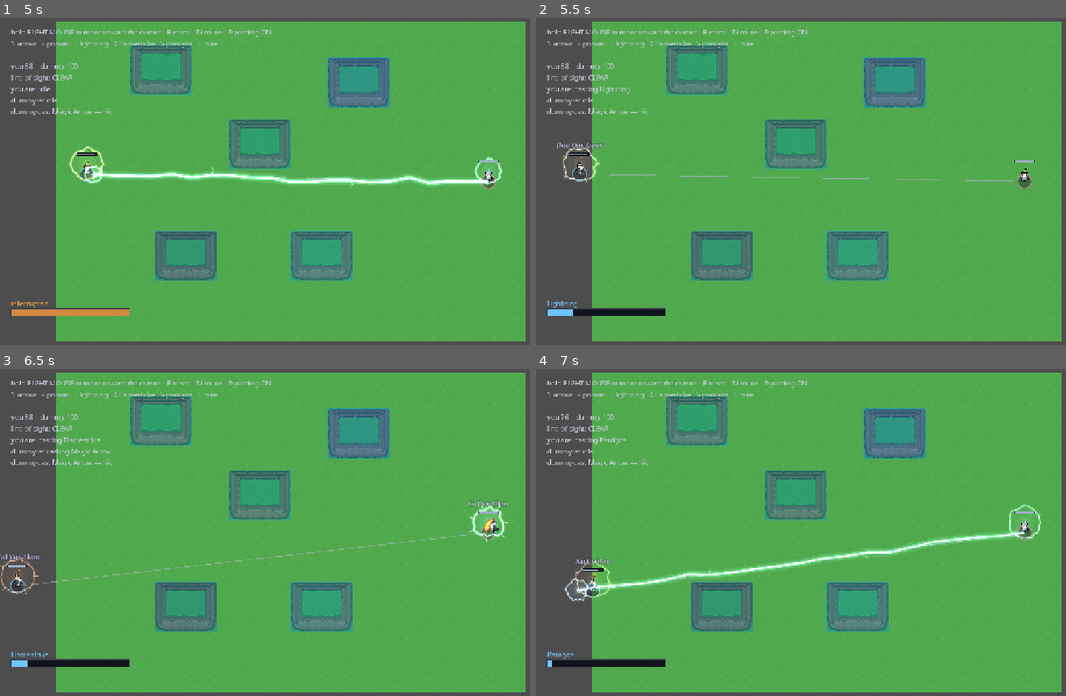
Above: before the commit, frames 1-4 (two rows, left to right).
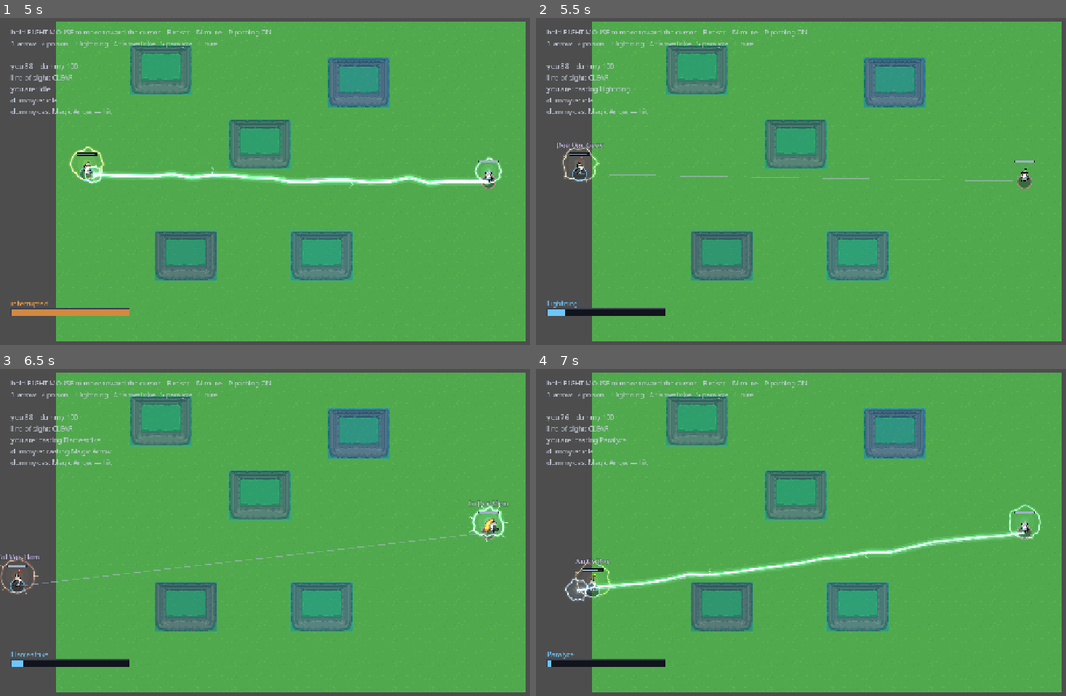
Above: after the commit, the same moments.

Repository: sirdeaz/uo-arena
Game: Godot game, scene res://autoload/boot.tscn
Two runs of this game, one before a commit and one after it. Both use one fixed random seed, a clock stepped at 60 frames per second and the inputs below.
Inputs (mouse positions are in pixels of both pictures, inside the frame that each line leads up to):
- Up to frame 1 (5 s): click "Offline practice" at 0.5 s; tap Enter at 1.25 s; move the mouse to (418, 165) at 1.27 s; hold D 1.28-2.03 s; tap M at 1.35 s; click (418, 165) at 1.42 s; move the mouse to (174, 197) at 2.02 s; hold S 2.03-2.78 s; tap R at 2.1 s; move the mouse to (349, 109) at 2.77 s; hold D 2.78-3.53 s; tap P at 2.85 s; move the mouse to (259, 246) at 3.52 s; hold W 3.53-4.28 s; tap 2 at 3.6 s; click (259, 246) at 3.67 s; move the mouse to (466, 230) at 4.27 s; hold A from 4.28 s (still down); tap 1 at 4.35 s
- Up to frame 2 (5.5 s): keep holding A; move the mouse to (652, 132) at 5.02 s; tap 3 at 5.1 s
- Up to frame 3 (6.5 s): move the mouse to (318, 532) at 5.77 s; release A at 5.78 s; hold S from 5.78 s (still down); tap 4 at 5.85 s; click (318, 532) at 5.92 s
- Up to frame 4 (7 s): move the mouse to (737, 450) at 6.52 s; release S at 6.53 s; hold D from 6.53 s (still down); tap 5 at 6.6 s

Frame 1 is identical in both runs. In frame 2, less than 0.1% of the frame differs, in the area x 5-12%, y 39-92%; in frame 3, less than 0.1%; in frame 4, less than 0.1%.

Commit message:
Align spell cast times with Deusovis IV's reference (#92)
Matched our six spells to deusovis4.com/combat.html#magic's cast-time table by
mantra. Four of five mismatches are a straight data edit in the .tres resources:

  Poison      1.5s -> 2.5s
  Lightning  1.75s -> 2.5s
  Paralyze    2.5s -> 3.0s
  Flamestrike 2.5s -> 3.5s

Magic Arrow was already correct at 1.0s and is untouched.

Cure is a deliberate exception, held at its existing 0.75s rather than the
reference's 1.0s: at 1.0s, Cure's cast time ties POISON_TICK_SECONDS
(server/combatant.gd:13) exactly, and since any damage — poison ticks
included — interrupts a cast, with ties going to the tick, a cast that long
can never complete while its caster is poisoned. That makes Cure permanently
unable to remove Poison, the one thing it exists to do. Filed as its own
issue (#94) rather than decided here.

tests/test_entity_state.gd, tests/test_arena_server.gd and
tests/test_cast_targeting.gd update the timing values and wait windows that
were pinned to the old Lightning/Flamestrike cast times.

Closes #92

Co-Authored-By: Claude Sonnet 5 <noreply@anthropic.com>
Claude-Session: https://claude.ai/code/session_011YrAMoiAfP7GS6VtAaBsPE

Diff:
--- a/common/spells/flamestrike.tres
+++ b/common/spells/flamestrike.tres
@@ -6,7 +6,7 @@
 script = ExtResource("1_spell_data")
 spell_name = "Flamestrike"
 mantra = "Kal Vas Flam"
-cast_time_seconds = 2.5
+cast_time_seconds = 3.5
 fizzle_window_seconds = 0.25
 damage = 32.0
 effect_type = 0
--- a/common/spells/lightning.tres
+++ b/common/spells/lightning.tres
@@ -6,7 +6,7 @@
 script = ExtResource("1_spell_data")
 spell_name = "Lightning"
 mantra = "Por Ort Grav"
-cast_time_seconds = 1.75
+cast_time_seconds = 2.5
 fizzle_window_seconds = 0.25
 damage = 20.0
 effect_type = 0
--- a/common/spells/paralyze.tres
+++ b/common/spells/paralyze.tres
@@ -6,7 +6,7 @@
 script = ExtResource("1_spell_data")
 spell_name = "Paralyze"
 mantra = "An Ex Por"
-cast_time_seconds = 2.5
+cast_time_seconds = 3.0
 fizzle_window_seconds = 0.25
 damage = 0.0
 effect_type = 2
--- a/common/spells/poison.tres
+++ b/common/spells/poison.tres
@@ -6,7 +6,7 @@
 script = ExtResource("1_spell_data")
 spell_name = "Poison"
 mantra = "In Nox"
-cast_time_seconds = 1.5
+cast_time_seconds = 2.5
 fizzle_window_seconds = 0.25
 damage = 3.0
 effect_type = 1
--- a/tests/test_arena_server.gd
+++ b/tests/test_arena_server.gd
@@ -228,7 +228,7 @@
 	server.request_cast(2, FLAMESTRIKE, 3)
 	await _run(0.5)
 	server.remove_player(3)
-	await _run(2.2)
+	await _run(3.3)
 
 	assert_eq(resolutions.size(), 0, "a spell aimed at nobody announces nothing")
 	assert_eq(
--- a/tests/test_cast_targeting.gd
+++ b/tests/test_cast_targeting.gd
@@ -81,7 +81,7 @@
 	await get_tree().physics_frame
 	assert_false(server.request_cast(2, ARROW, 4), "there is no line to 4")
 
-	await _run(2.2)
+	await _run(3.3)
 	assert_true(_health(3) < Constants.PLAYER_MAX_HEALTH, "the flamestrike still hit 3")
 	assert_almost_eq(_health(4), Constants.PLAYER_MAX_HEALTH, "and never touched 4")
 
@@ -103,7 +103,7 @@
 	await _run(0.5)
 	server.combatant_of(3).take_damage(Constants.PLAYER_MAX_HEALTH)
 
-	await _run(2.2)
+	await _run(3.3)
 	assert_almost_eq(
 		_health(4), Constants.PLAYER_MAX_HEALTH, "it must not wander onto someone else"
 	)
--- a/tests/test_entity_state.gd
+++ b/tests/test_entity_state.gd
@@ -46,15 +46,15 @@
 
 func test_cast_completes_after_its_cast_time() -> void:
 	state.try_start_cast(_lightning())
-	state.tick(1.75)
-	assert_eq(completed_spells.size(), 1, "lightning should complete after 1.75s")
+	state.tick(2.5)
+	assert_eq(completed_spells.size(), 1, "lightning should complete after 2.5s")
 	assert_eq(state.current_state, EntityState.State.IDLE, "and return to idle")
 
 
 func test_recast_late_in_a_cast_also_fizzles_and_chains() -> void:
 	# You may abandon a cast at any point, not only in its first moments.
 	state.try_start_cast(_flamestrike())
-	state.tick(2.0)  # deep into flamestrike's 2.5s cast
+	state.tick(3.0)  # deep into flamestrike's 3.5s cast
 	assert_true(state.try_start_cast(_lightning()), "a late recast is accepted")
 	assert_eq(fizzled.size(), 1, "the abandoned spell fizzles")
 	assert_eq(fizzled[0][0].spell_name, "Flamestrike", "flamestrike is what dies")
@@ -65,7 +65,7 @@
 	# Bailing out late must not be cheaper than bailing out early, or the right play
 	# would always be to start a long cast and abort it.
 	state.try_start_cast(_flamestrike())
-	state.tick(2.4)
+	state.tick(3.4)
 	state.try_start_cast(_lightning())
 	state.tick(Constants.GLOBAL_CAST_RECOVERY_SECONDS - 0.01)
 	assert_eq(
@@ -119,10 +119,10 @@
 	state.tick(0.1)
 	state.try_start_cast(_lightning())
 	state.tick(0.25)  # recovery done, lightning starts fresh
-	state.tick(1.74)
+	state.tick(2.49)
 	assert_true(completed_spells.is_empty(), "lightning shouldn't complete early")
 	state.tick(0.01)
-	assert_eq(completed_spells.size(), 1, "lightning completes 1.75s after it started")
+	assert_eq(completed_spells.size(), 1, "lightning completes 2.5s after it started")
 
 
 func test_casting_during_recovery_is_denied() -> void:
@@ -148,7 +148,7 @@
 	# extreme: pressing just before each cast would have completed.
 	state.try_start_cast(_flamestrike())
 	for i in 4:
-		state.tick(2.4)
+		state.tick(3.4)
 		state.try_start_cast(_flamestrike())
 		state.tick(Constants.GLOBAL_CAST_RECOVERY_SECONDS)
 	assert_true(completed_spells.is_empty(), "aborting at the last moment lands nothing")
